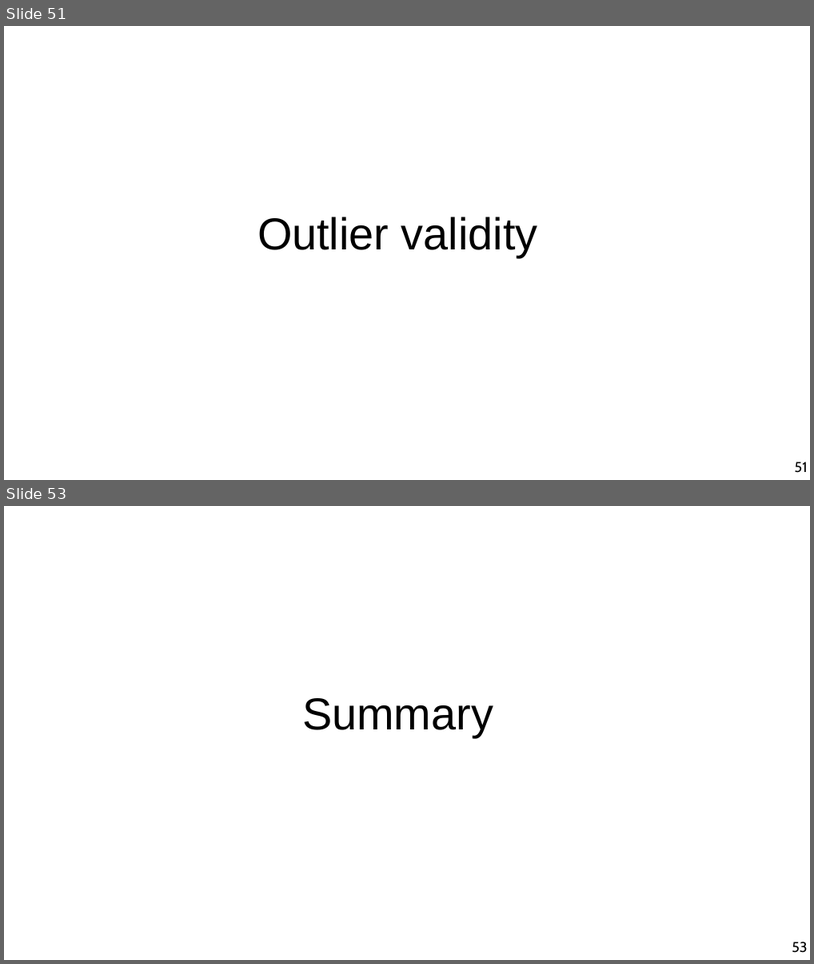
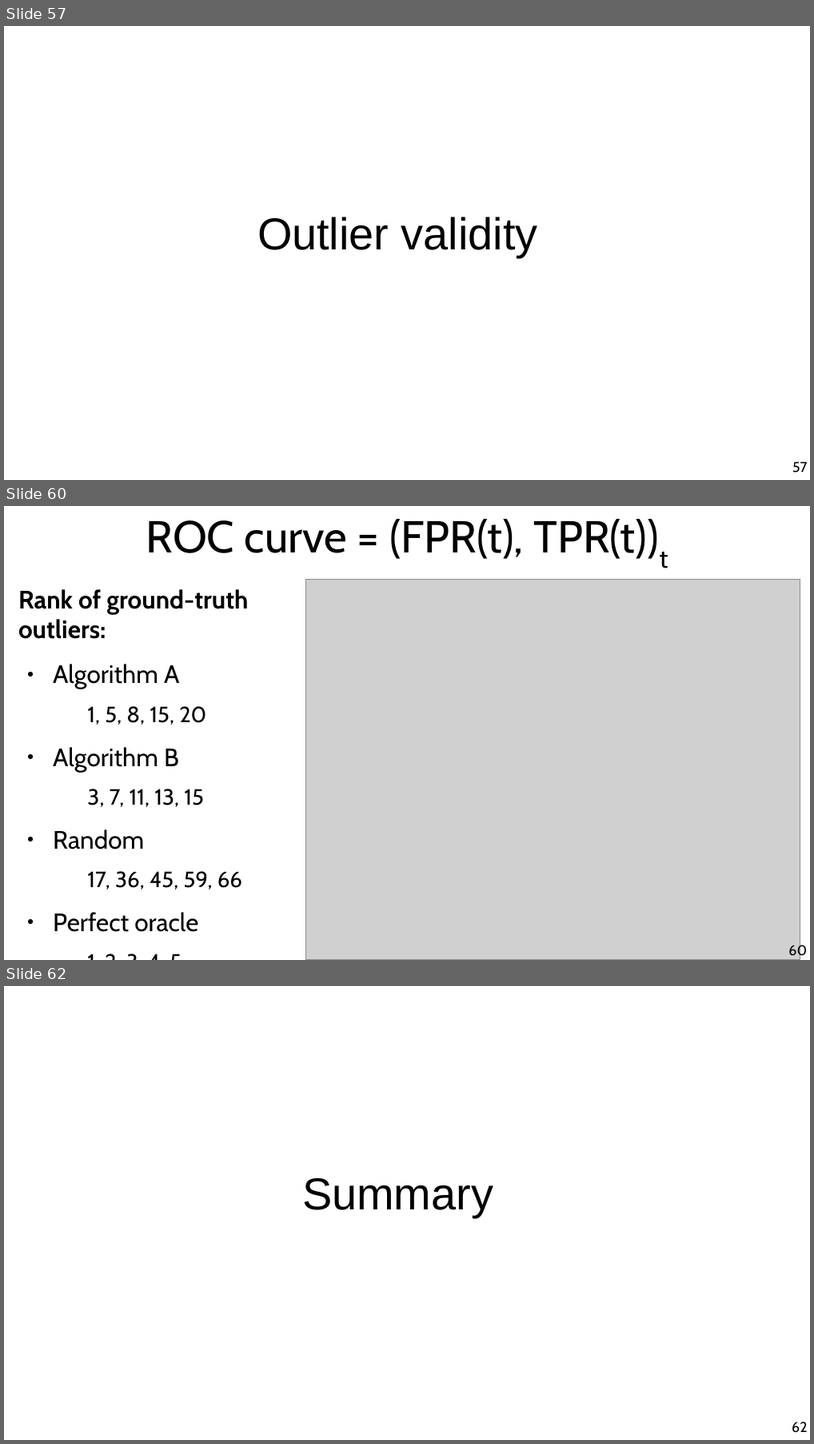
Before and after one commit to chatox/data-mining-course, a slide deck: theory/tt09_outlier_detection.odp. Shown one above the other, each under a label of ours: slides 51 and 53 before the commit, slides 57, 60 and 62 after it; the slides between them are not shown. The pictures are 814x964 and 814x1444 pixels, drawn with LibreOffice and Linux fonts; fonts in the diff are those of the drawing; grey boxes stand for pictures. Boxes give left, top, right and bottom in pixels: in the first picture for what was removed or moved away, otherwise in the second. Text is boxed around its words. In the diff, an @@ line names an element or a change of style, - is before the commit and + after.

```diff
--- a/theory/tt09_outlier_detection.odp
+++ b/theory/tt09_outlier_detection.odp
@@ slide 60 added at <box>4,506,810,960</box>, background #FFFFFF @@
@@ title added at <box>146,519,669,568</box>, 44 pt, text #000000 @@
+ROC curve = (FPR(t), TPR(t))t
@@ text added at <box>18,589,248,932</box>, 24.8 pt, text #000000 @@
+Rank of ground-truth outliers:
+● Algorithm A
+  1, 5, 8, 15, 20
+● Algorithm B
+  3, 7, 11, 13, 15
+● Random
+  17, 36, 45, 59, 66
+● Perfect oracle
+  1, 2, 3, 4, 5
@@ picture added at <box>306,579,802,960</box> @@
@@ page number added at <box>789,943,807,959</box>, 14 pt, text #000000 @@
+60
@@ what was slide 51 is now slide 57 @@
@@ page number at <box>793,461,808,472</box>: text changed @@
-51
+57
@@ what was slide 53 is now slide 62 @@
@@ page number at <box>792,1421,807,1432</box>: text changed @@
-53
+62
```
Also in this commit, not shown: 10 slides changed, 9 other slides added, 1 slide removed.
